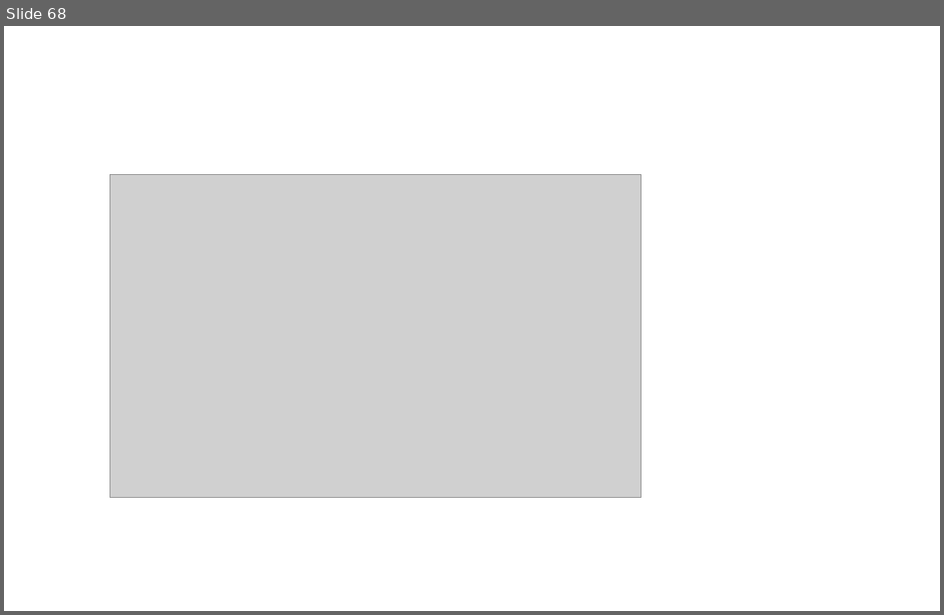
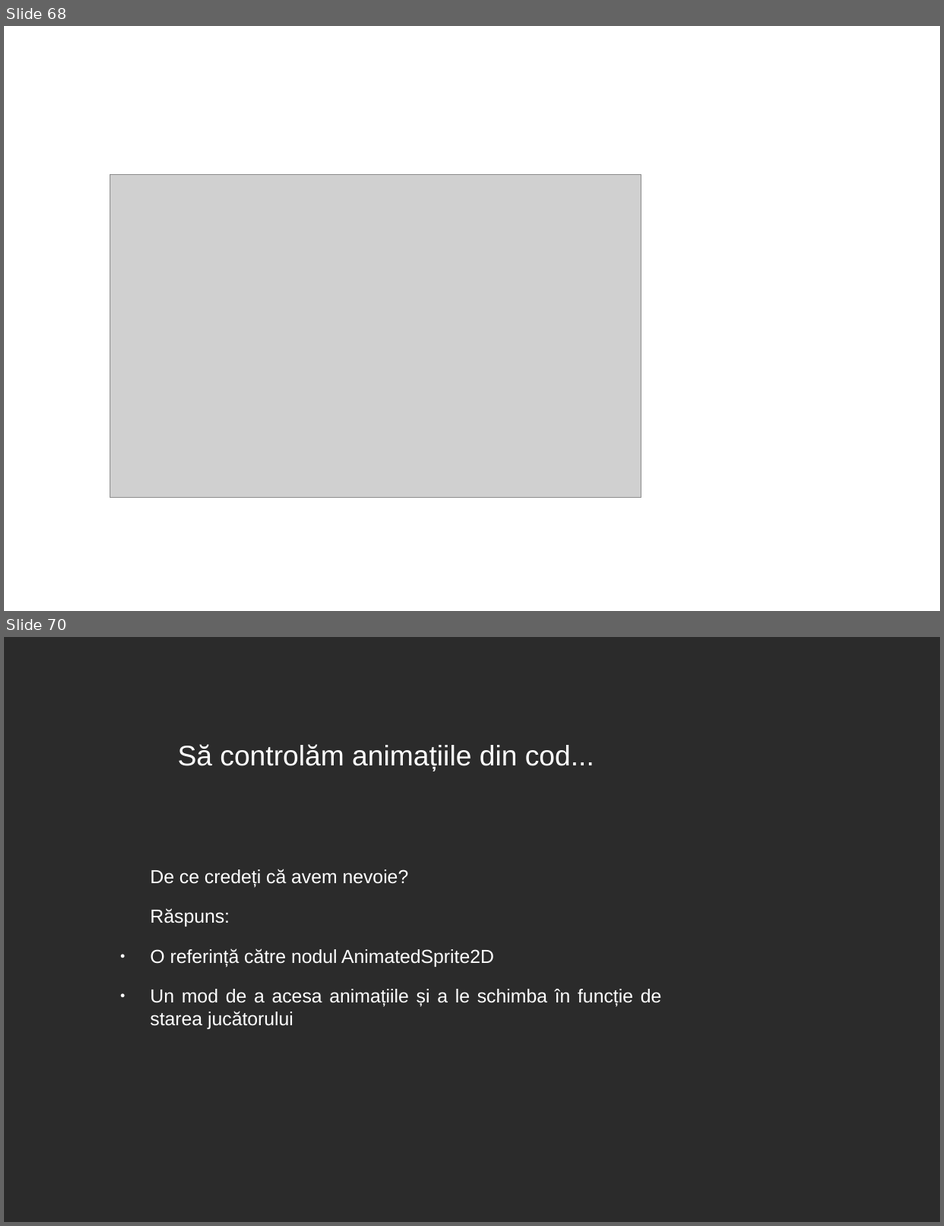
Before and after one commit to 0xspiderr/gdc-upt-presentations, a slide deck: presentation_1/1_introducere_in_godot.odp. Shown one above the other, each under a label of ours: slide 68 before the commit, slides 68 and 70 after it; the slides between them are not shown. The pictures are 944x615 and 944x1226 pixels, drawn with LibreOffice and Linux fonts; fonts in the diff are those of the drawing; grey boxes stand for pictures; background and template pictures are left out; a plain dark background stands for a picture behind light text. Boxes give left, top, right and bottom in pixels: in the first picture for what was removed or moved away, otherwise in the second. Text is boxed around its words. In the diff, an @@ line names an element or a change of style, - is before the commit and + after.

```diff
--- a/presentation_1/1_introducere_in_godot.odp
+++ b/presentation_1/1_introducere_in_godot.odp
@@ slide 70 added at [4,637,940,1222], background picture (left out) @@
@@ title added at [178,744,595,772], 24 pt, text #FFFFFF @@
+Să controlăm animațiile din cod...
@@ text added at [150,869,662,1029], 16 pt, text #FFFFFF @@
+De ce credeți că avem nevoie?
+Răspuns:
+● O referință către nodul AnimatedSprite2D
+● Un mod de a acesa animațiile și a le schimba în funcție de starea jucătorului
```
Also in this commit, not shown: 1 slide changed, 3 other slides added, 1 other file.
